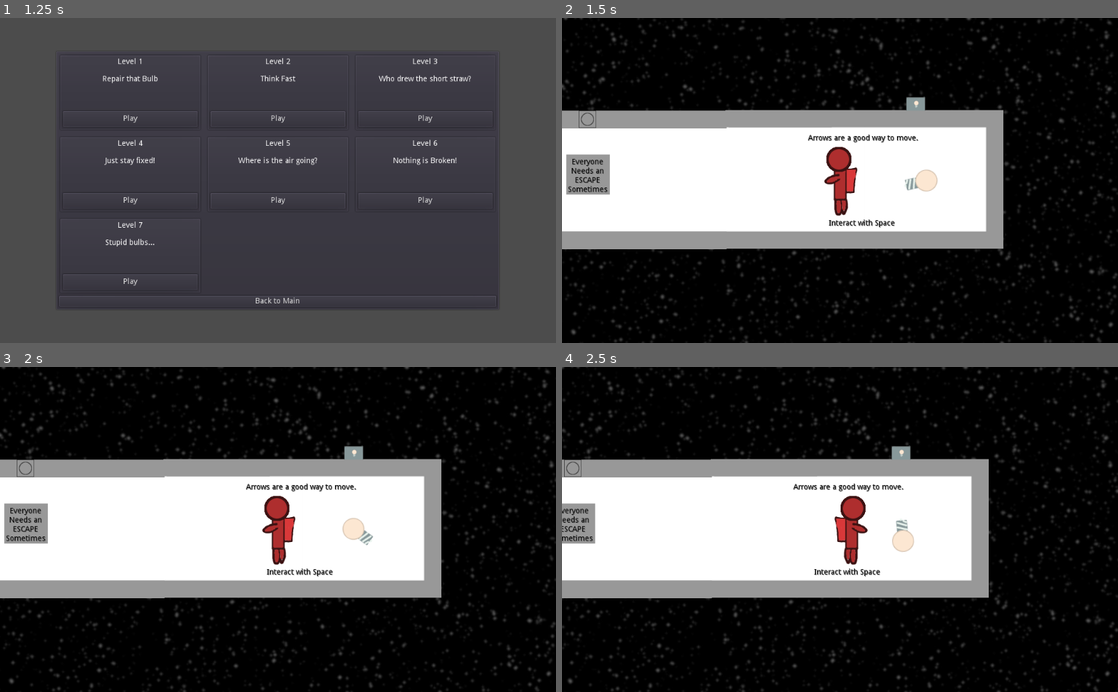
Above: before the commit, frames 1-4 (two rows, left to right).
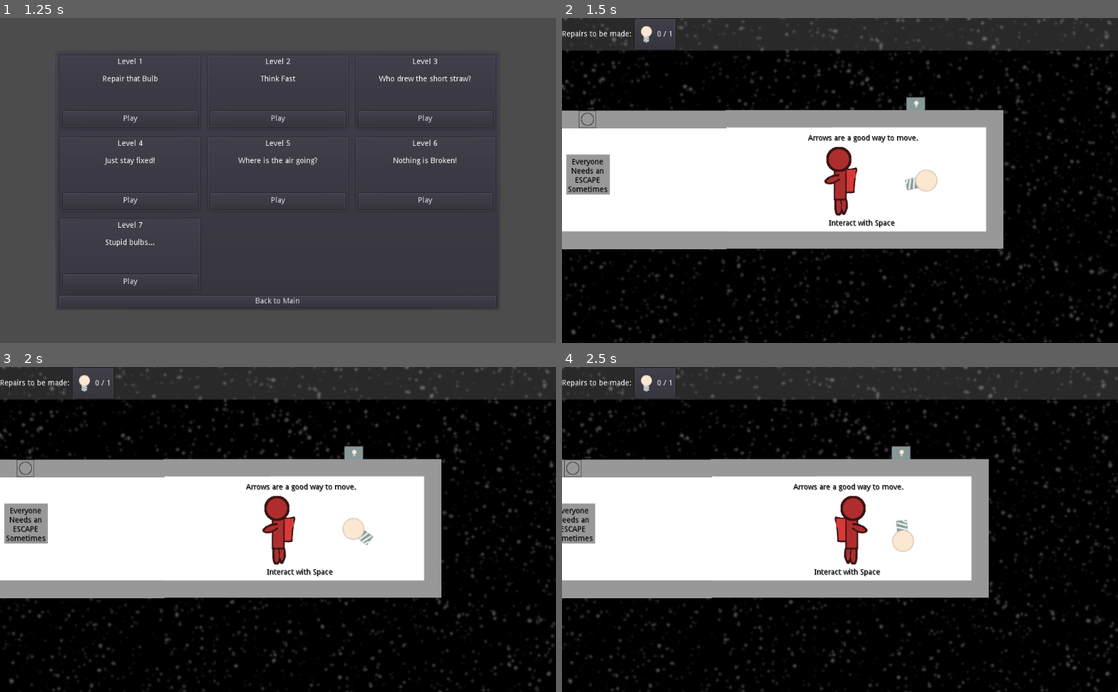
Above: after the commit, the same moments.

Repository: thecyberwraith/cb-gamejam-2021
Game: Godot game, scene res://Menus/MainMenu.tscn
The game is run twice, just before and just after one commit, with the same random seed, the same clock (stepped at 60 frames per second) and the same inputs.
Inputs:
- Up to frame 1 (1.25 s): click "Levels" at 0.5 s
- Up to frame 2 (1.5 s): click "Play" at 1.25 s
- Up to frame 3 (2 s): no input
- Up to frame 4 (2.5 s): hold Right (ui_right) from 2.03 s (still down); tap Space (ui_select) at 2.27 s

Frame 1 is identical in both runs. In frame 2, 10% of the frame differs, in the area x 0-100%, y 0-11%; in frame 3, 10%; in frame 4, 10%.

Commit message:
Updated 2 levels to use todos.

Diff:
--- a/Levels/Level1/Level1.gd
+++ b/Levels/Level1/Level1.gd
@@ -4,4 +4,10 @@
 onready var base = get_node("BulbBase")
 
 func _ready():
-	base.connect("on_bulb_placed", level_core, "level_success")
+	var todos: Todos = level_core.get_todos()
+	todos.add_todo(Todos.Tasks.BULB, 1)
+	todos.connect("all_tasks_complete", level_core, "level_success")
+	base.connect("on_bulb_placed", self, "bulb_placed")
+
+func bulb_placed():
+	level_core.get_todos().update_todo(Todos.Tasks.BULB, 1)
--- a/Levels/Level2/Level2.gd
+++ b/Levels/Level2/Level2.gd
@@ -3,16 +3,16 @@
 onready var level_core = get_node("LevelCore")
 onready var base_1 = get_node("BulbBase")
 onready var base_2 = get_node("BulbBase2")
+onready var todos = level_core.get_todos()
 
-var bases_filled = 0
-
+var bulbs_placed: int = 0
 func _ready():
+	todos.add_todo(Todos.Tasks.BULB, 2)
+	todos.connect("all_tasks_complete", level_core, "level_success")
 	for base in [base_1, base_2]:
 		base.connect("on_bulb_placed", self, "change_bulb_count", [1])
 		base.connect("on_bulb_removed", self, "change_bulb_count", [-1])
 
 func change_bulb_count(amt: int):
-	bases_filled += amt
-
-	if bases_filled == 2:
-		level_core.level_success()
+	bulbs_placed += 1
+	todos.update_todo(Todos.Tasks.BULB, bulbs_placed)
